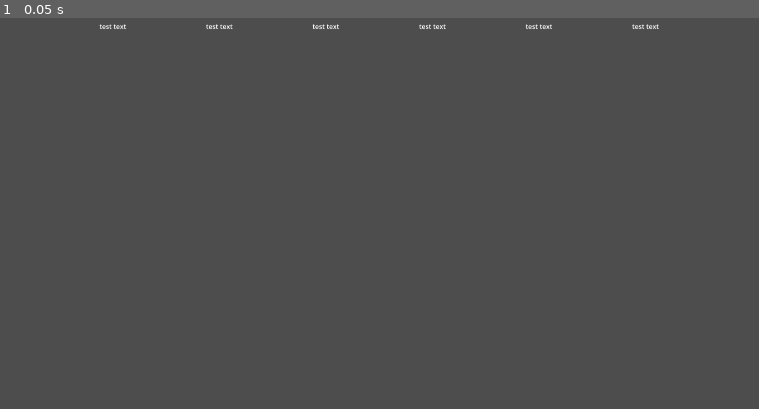
Above: before the commit, frame 1.
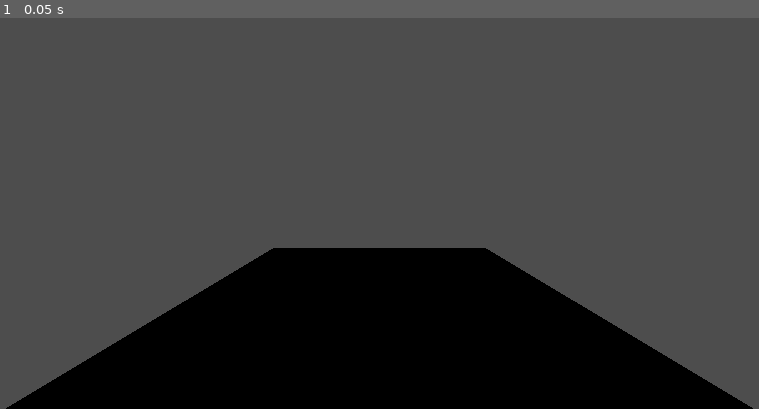
Above: after the commit, the same moment.

Repository: KyleChiasson/Here-I-am-filling-the-silence
Game: Godot game, scene res://scenes/roots/main.tscn
Same seed, same stepped clock (60 frames per second), same inputs: the game is played once before the commit and once after it.
Inputs:
- Up to frame 1 (0.05 s): no input

The runs differ from the first frame. In frame 1, 26% of the frame differs, in the area x 0-100%, y 1-100%.

Commit message:
Added text functionality
Known issue with gamemanager

Diff:
--- a/project.godot
+++ b/project.godot
@@ -17,7 +17,7 @@
 
 [autoload]
 
-GameManager="*res://scenes/auto/GameManager.tscn"
+GameManager="*res://scripts/GameManager.gd"
 
 [display]
 
--- a/scenes/abstract/UI.tscn
+++ b/scenes/abstract/UI.tscn
@@ -1,6 +1,7 @@
-[gd_scene load_steps=2 format=3 uid="uid://dxybbdcdyq2km"]
+[gd_scene load_steps=3 format=3 uid="uid://dxybbdcdyq2km"]
 
 [ext_resource type="PackedScene" uid="uid://d1nu7jvqphjed" path="res://scenes/abstract/character.tscn" id="1_cehgw"]
+[ext_resource type="Script" path="res://scripts/CharacterManager.gd" id="1_j8swx"]
 
 [node name="UI" type="Control"]
 layout_mode = 3
@@ -10,7 +11,8 @@
 grow_horizontal = 2
 grow_vertical = 2
 
-[node name="GridContainer" type="GridContainer" parent="."]
+[node name="Characters" type="GridContainer" parent="."]
+unique_name_in_owner = true
 layout_mode = 1
 anchors_preset = -1
 anchor_left = 0.5
@@ -21,21 +23,28 @@
 theme_override_constants/h_separation = 256
 theme_override_constants/v_separation = 256
 columns = 6
+script = ExtResource("1_j8swx")
 
-[node name="Character" parent="GridContainer" instance=ExtResource("1_cehgw")]
+[node name="Character1" parent="Characters" instance=ExtResource("1_cehgw")]
+visible = false
 layout_mode = 2
 
-[node name="Character2" parent="GridContainer" instance=ExtResource("1_cehgw")]
+[node name="Character2" parent="Characters" instance=ExtResource("1_cehgw")]
+visible = false
 layout_mode = 2
 
-[node name="Character3" parent="GridContainer" instance=ExtResource("1_cehgw")]
+[node name="Character3" parent="Characters" instance=ExtResource("1_cehgw")]
+visible = false
 layout_mode = 2
 
-[node name="Character4" parent="GridContainer" instance=ExtResource("1_cehgw")]
+[node name="Character4" parent="Characters" instance=ExtResource("1_cehgw")]
+visible = false
 layout_mode = 2
 
-[node name="Character5" parent="GridContainer" instance=ExtResource("1_cehgw")]
+[node name="Character5" parent="Characters" instance=ExtResource("1_cehgw")]
+visible = false
 layout_mode = 2
 
-[node name="Character6" parent="GridContainer" instance=ExtResource("1_cehgw")]
+[node name="Character6" parent="Characters" instance=ExtResource("1_cehgw")]
+visible = false
 layout_mode = 2
--- a/scenes/auto/GameManager.tscn
+++ /dev/null
@@ -1,9 +0,0 @@
-[gd_scene load_steps=2 format=3 uid="uid://d288ihnrqh64j"]
-
-[ext_resource type="Script" path="res://scripts/GameManager.gd" id="1_a86vd"]
-
-[node name="GameManager" type="Node"]
-
-[node name="GameManager" type="Node" parent="."]
-unique_name_in_owner = true
-script = ExtResource("1_a86vd")
--- a/scenes/roots/main.tscn
+++ b/scenes/roots/main.tscn
@@ -1,7 +1,15 @@
-[gd_scene load_steps=2 format=3 uid="uid://dyoshjt8b5wam"]
+[gd_scene load_steps=3 format=3 uid="uid://dyoshjt8b5wam"]
 
 [ext_resource type="PackedScene" uid="uid://dxybbdcdyq2km" path="res://scenes/abstract/UI.tscn" id="1_nk6th"]
 
-[node name="Node3D" type="Node3D"]
+[sub_resource type="PlaneMesh" id="PlaneMesh_kecmk"]
+
+[node name="Main" type="Node3D"]
+
+[node name="MainCamera" type="Camera3D" parent="."]
 
 [node name="UI" parent="." instance=ExtResource("1_nk6th")]
+
+[node name="tempPlane" type="MeshInstance3D" parent="."]
+transform = Transform3D(1, 0, 0, 0, 1, 0, 0, 0, 1, 0, -0.598966, -1.76098)
+mesh = SubResource("PlaneMesh_kecmk")
--- /dev/null
+++ b/scripts/CharacterManager.gd
@@ -0,0 +1,12 @@
+extends GridContainer
+
+@onready var characters = [$Character1, $Character2, $Character3, $Character4, $Character5, $Character6]
+
+#func _ready() -> void:
+#	CollectCharacter(0)
+#	characters[0].SetText("This is a test message.")
+
+func CollectCharacter(index):
+	characters[index].visible = true
+	characters[index].SetText("");
+	print("character collected")
--- a/scripts/CharacterText.gd
+++ b/scripts/CharacterText.gd
@@ -1,7 +1,16 @@
 extends Control
 
+@onready var game_manager: Node = %GameManager
 @onready var label: Label = $Label
 
-func SetText(message):
-	#refrence a game manager for a list of usable words and replace the rest with dashes
-	pass
+func SetText(message : String):
+	var regex = RegEx.new()
+	regex.compile("[A-Za-z']+")
+	var wordResults = regex.search_all(message)
+	for word in wordResults:
+		if(!game_manager.HasWord(word)):
+			var temp : String = ""
+			for i in word.count:
+				temp += '-'
+			message.replace(word, temp)
+	label.text = message
--- a/scripts/GameManager.gd
+++ b/scripts/GameManager.gd
@@ -1 +1,10 @@
 extends Node
+
+var collectedWords = []
+
+func CollectWord(word : String):
+	if (!collectedWords.has(word.to_lower())):
+		collectedWords.append(word.to_lower())
+
+func HasWord(word : String) -> bool:
+	return collectedWords.has(word.to_lower())
